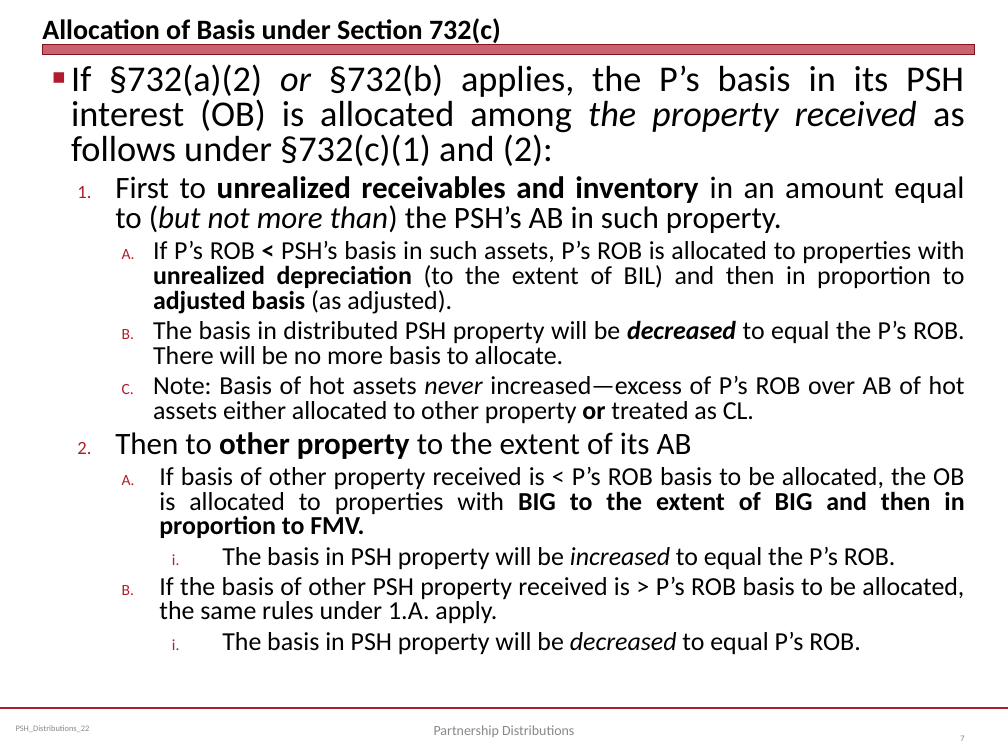
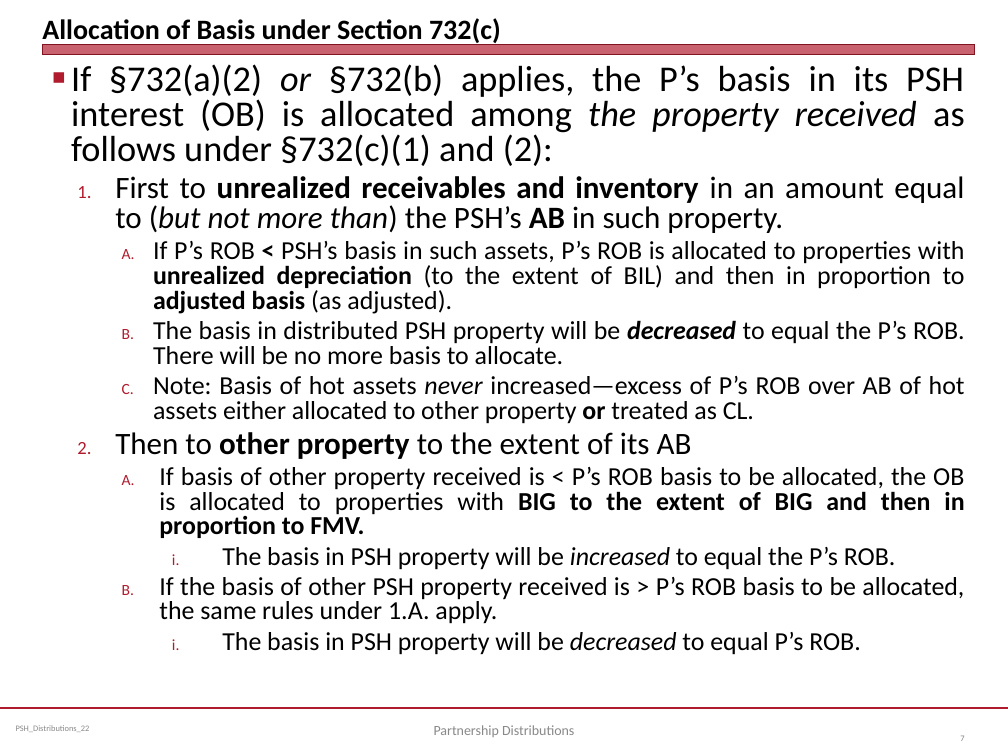
Before and after one commit to jmc877/Partnership-Tax, a slide deck: slide 7 of slides/PSH_Distributions_22.pptx. Drawn at 1008x756 pixels with LibreOffice and Linux fonts; fonts in the diff are those of the drawing. Boxes give left, top, right and bottom in pixels: in the first picture for what was removed or moved away, otherwise in the second. Text is boxed around its words. In the diff, an @@ line names an element or a change of style, - is before the commit and + after.

```diff
--- a/slides/PSH_Distributions_22.pptx
+++ b/slides/PSH_Distributions_22.pptx
@@ text at <box>115,176,964,233</box>: bold on in "AB" @@
```
Also in this commit, not shown: 6 other slides changed, 3 other files.
